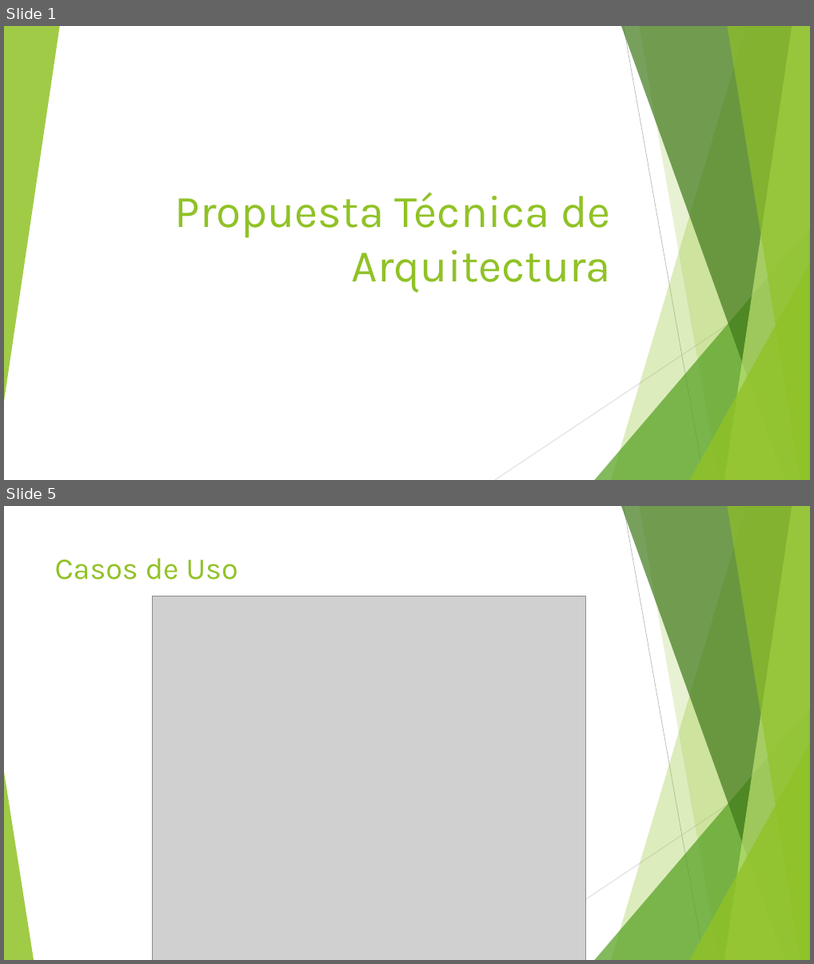
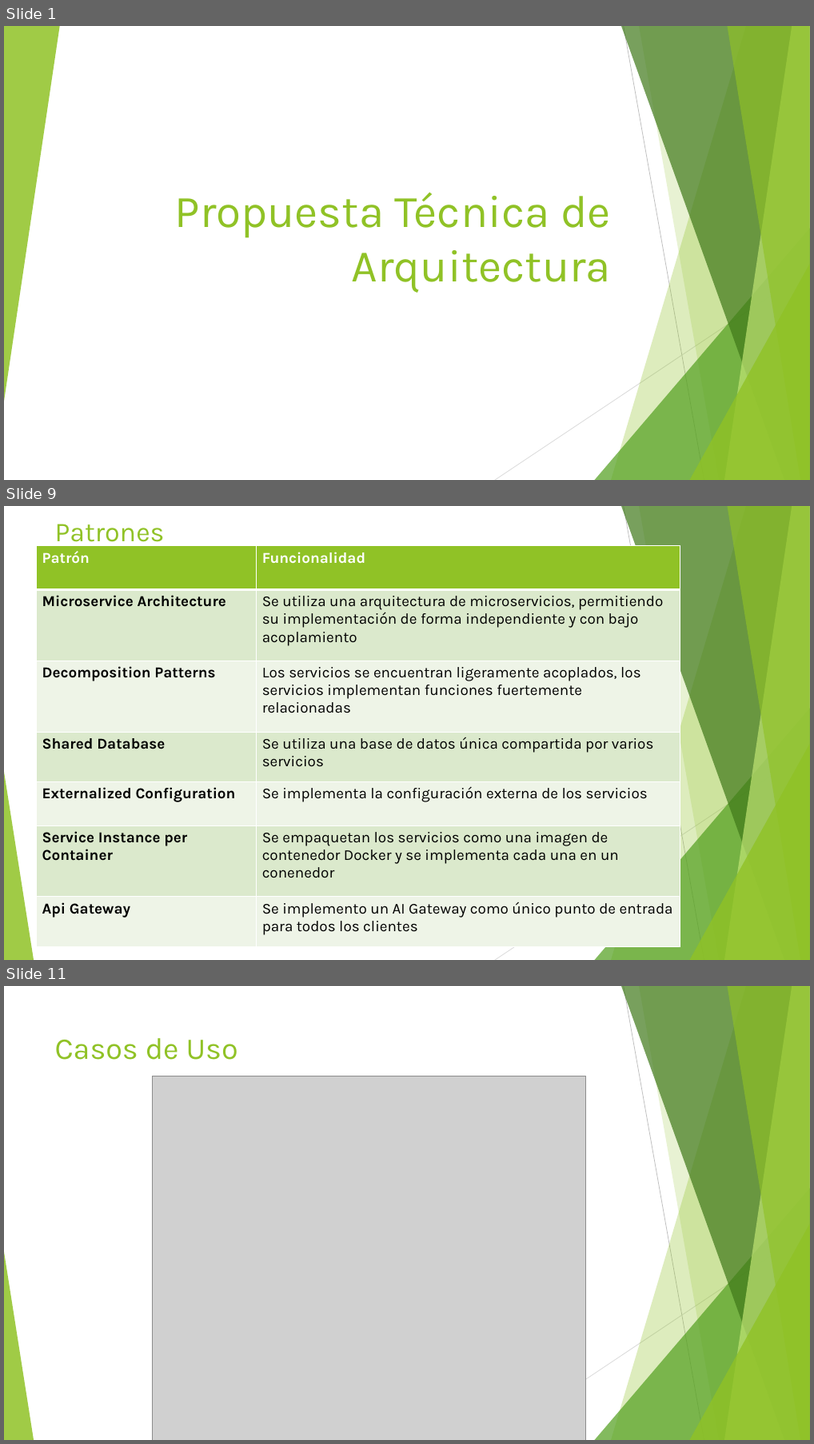
Before and after one commit to danielzerain/lt-banking, a slide deck: documentacion/Architecture-Technical-Proposal-Presentation.pptx. Shown one above the other, each under a label of ours: slides 1 and 5 before the commit, slides 1, 9 and 11 after it; the slides between them are not shown. The pictures are 814x964 and 814x1444 pixels, drawn with LibreOffice and Linux fonts; fonts in the diff are those of the drawing; grey boxes stand for pictures. Boxes give left, top, right and bottom in pixels: in the first picture for what was removed or moved away, otherwise in the second. Text is boxed around its words. In the diff, an @@ line names an element or a change of style, - is before the commit and + after.

```diff
--- a/documentacion/Architecture-Technical-Proposal-Presentation.pptx
+++ b/documentacion/Architecture-Technical-Proposal-Presentation.pptx
@@ slide 9 added at bbox=[4, 506, 810, 960], background #FFFFFF; not listed: 10 template elements that a slide beside it also shows @@
@@ title added at bbox=[55, 524, 165, 548], 32.4 pt, text #90C226 @@
+Patrones
@@ table added at bbox=[36, 546, 680, 947], 7 rows, 2 columns @@
+Patrón | Funcionalidad
+Microservice Architecture | Se utiliza una arquitectura de microservicios, permitiendo su implementación de forma independiente y con bajo acoplamiento
+Decomposition Patterns | Los servicios se encuentran ligeramente acoplados, los servicios implementan funciones fuertemente relacionadas
+Shared Database | Se utiliza una base de datos única compartida por varios servicios
+Externalized Configuration | Se implementa la configuración externa de los servicios
+Service Instance per Container | Se empaquetan los servicios como una imagen de contenedor Docker y se implementa cada una en un conenedor
+Api Gateway | Se implemento un AI Gateway como único punto de entrada para todos los clientes
@@ what was slide 5 is now slide 11 @@
```
Also in this commit, not shown: 4 slides changed, 6 other slides added, 1 slide removed, 5 other files.
